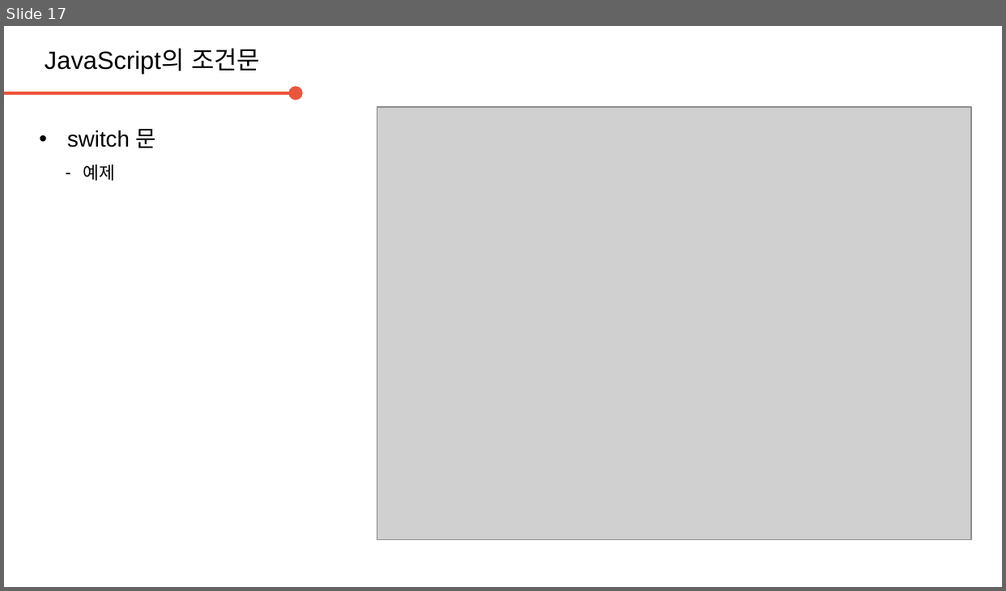
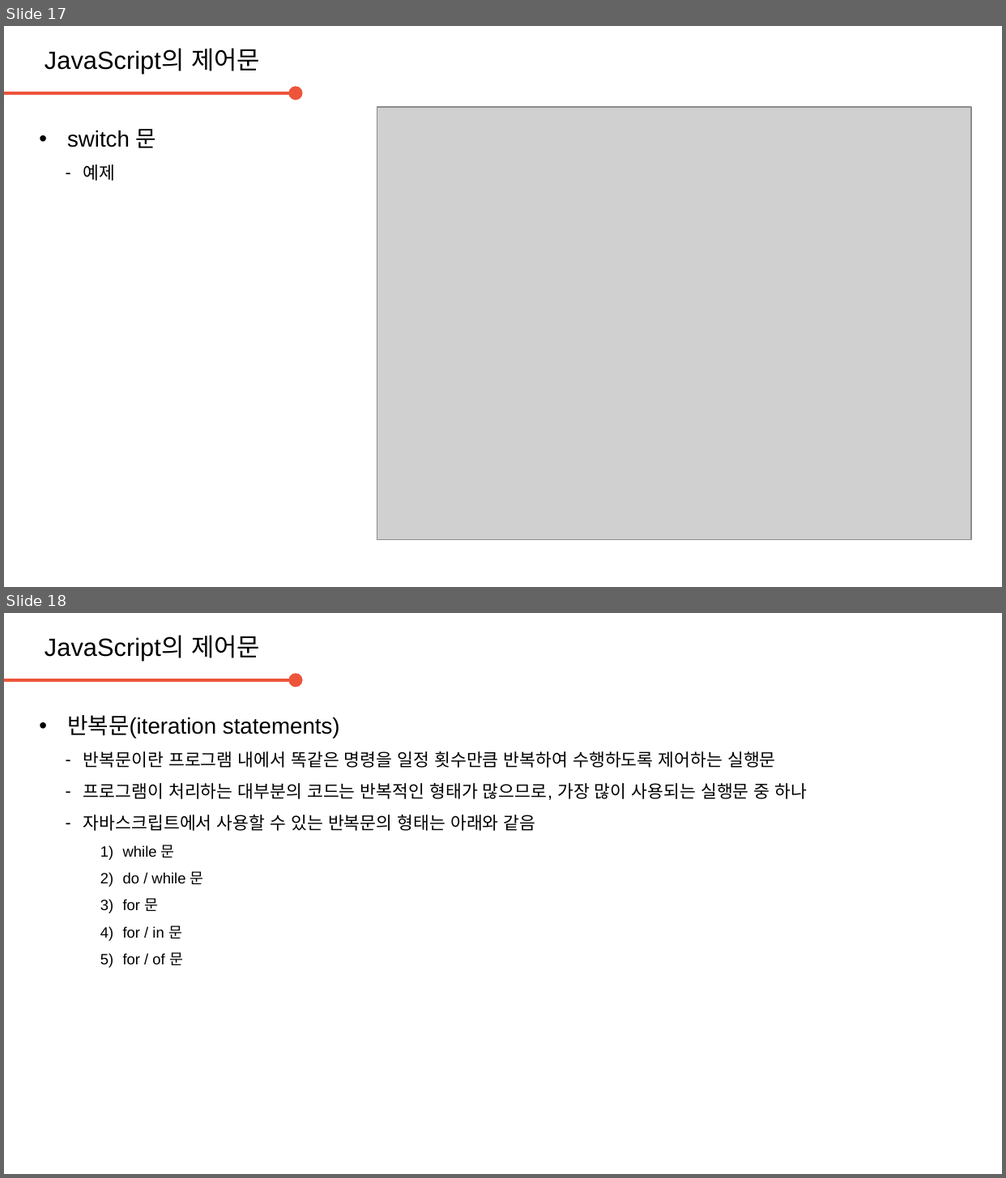
Before and after one commit to daegukdo/GCWM, a slide deck: 33/200820_JavaScript_control_flow.pptx. Shown one above the other, each under a label of ours: slide 17 before the commit, slides 17 and 18 after it. The pictures are 1006x591 and 1006x1178 pixels, drawn with LibreOffice and Linux fonts; fonts in the diff are those of the drawing; grey boxes stand for pictures; background and template pictures are left out. Boxes give left, top, right and bottom in pixels: in the first picture for what was removed or moved away, otherwise in the second. Text is boxed around its words. In the diff, an @@ line names an element or a change of style, - is before the commit and + after.

Commit message:
get coding with me  - edit JavaScript resource (control flow)

```diff
--- a/33/200820_JavaScript_control_flow.pptx
+++ b/33/200820_JavaScript_control_flow.pptx
@@ slide 18 added at bbox=[4, 613, 1002, 1174], background #FFFFFF @@
@@ text added at bbox=[44, 635, 260, 660], 20 pt, text #000000 @@
+JavaScript의 제어문
@@ arrow added from (4, 680) to (296, 680), #ED553B 2.25 pt @@
@@ text added at bbox=[67, 715, 808, 965], 14 pt, text #000000 @@
+• 반복문(iteration statements)
+  – 반복문이란 프로그램 내에서 똑같은 명령을 일정 횟수만큼 반복하여 수행하도록 제어하는 실행문
+  – 프로그램이 처리하는 대부분의 코드는 반복적인 형태가 많으므로, 가장 많이 사용되는 실행문 중 하나
+  – 자바스크립트에서 사용할 수 있는 반복문의 형태는 아래와 같음
+    1) while 문
+    2) do / while 문
+    3) for 문
+    4) for / in 문
+    5) for / of 문
@@ slide 17 changed as well @@
@@ text at bbox=[44, 48, 260, 73]: text changed @@
-JavaScript의 조건문
+JavaScript의 제어문
```
Also in this commit, not shown: 16 other slides changed, 15 other slides added, 1 other file.
